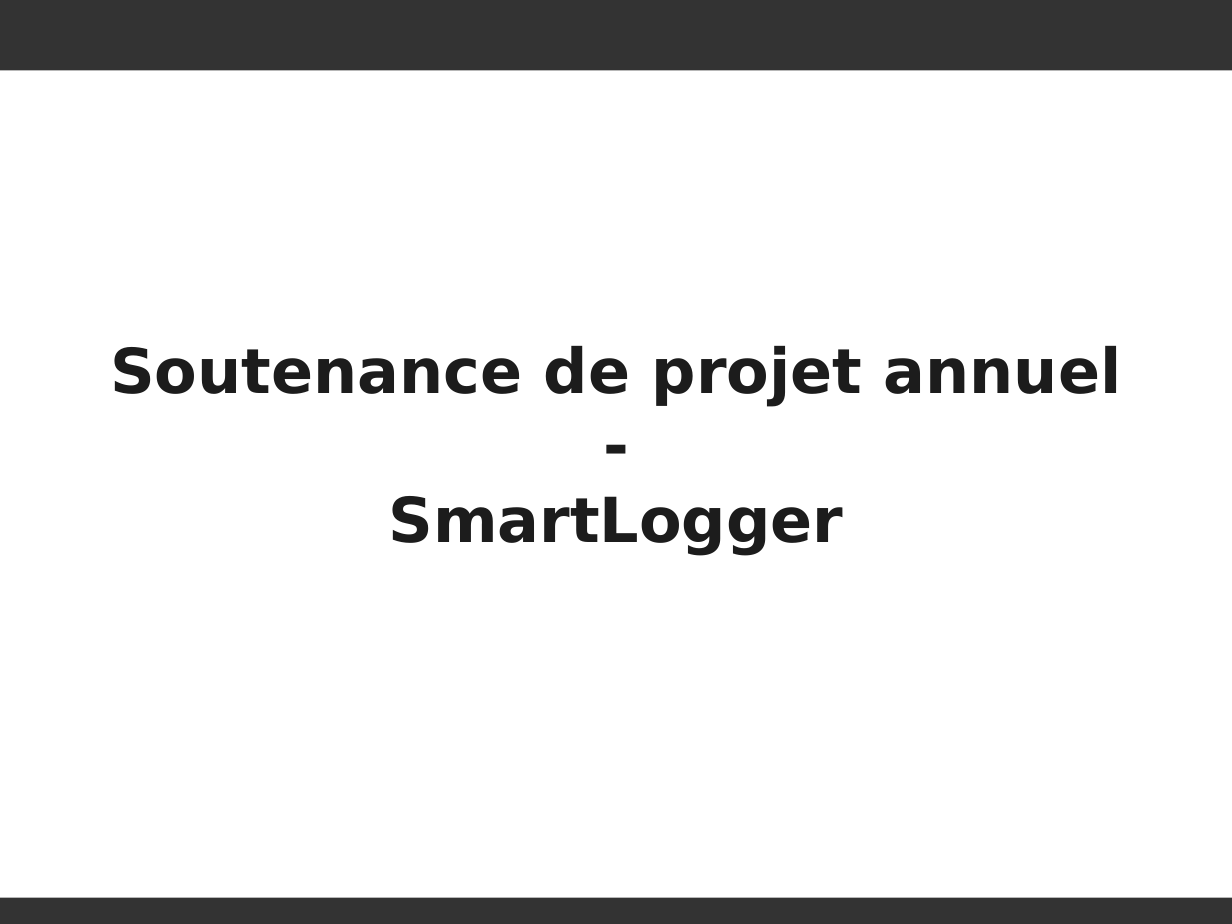
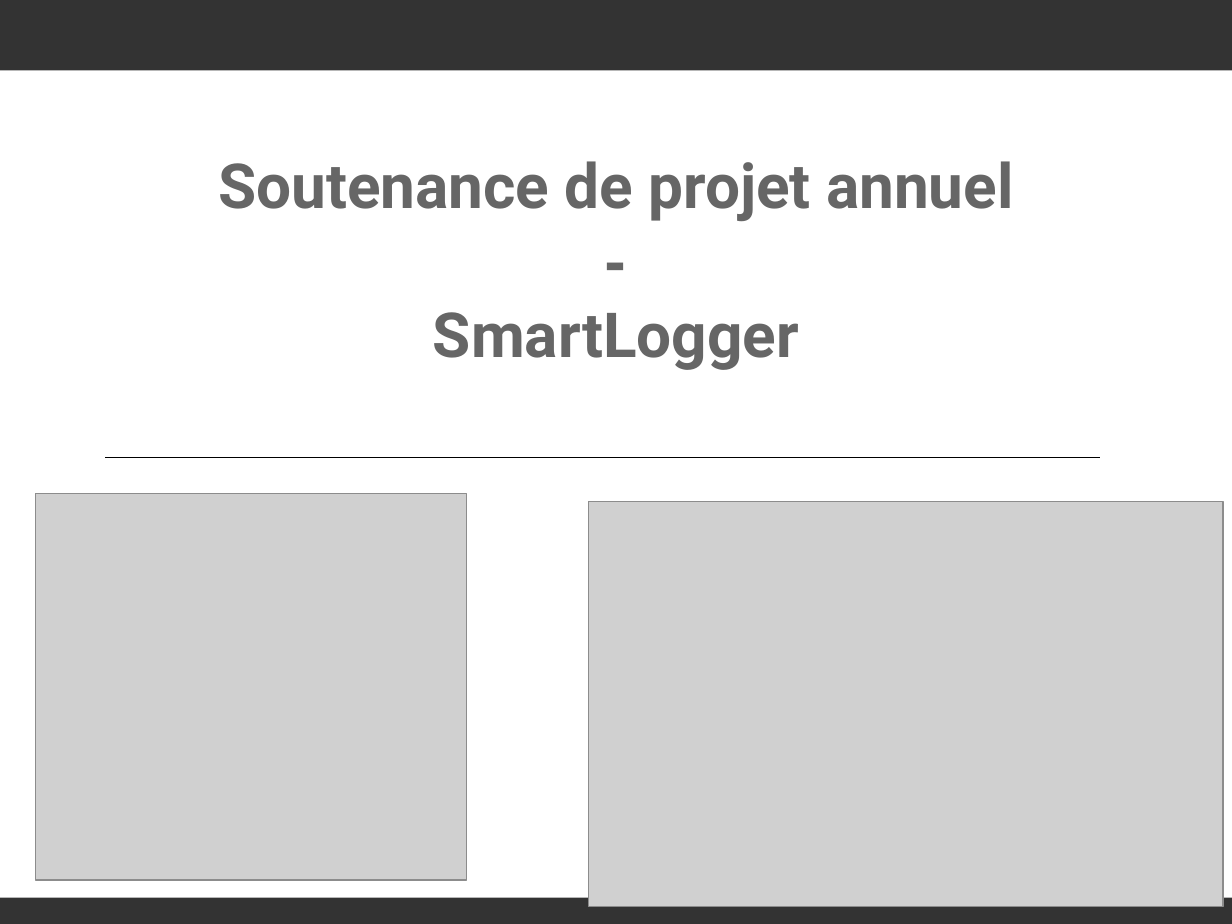
Before and after one commit to SmartLoggerManagement/SmartLogger, a slide deck: slide 1 of Soutenances/soutenance.odp. Drawn at 1232x924 pixels with LibreOffice and Linux fonts; fonts in the diff are those of the drawing; grey boxes stand for pictures. Boxes give left, top, right and bottom in pixels: in the first picture for what was removed or moved away, otherwise in the second. Text is boxed around its words. In the diff, an @@ line names an element or a change of style, - is before the commit and + after.

```diff
--- a/Soutenances/soutenance.odp
+++ b/Soutenances/soutenance.odp
@@ text "Soutenance de projet annuel": place and size @@
-text "Soutenance de projet annuel" at [110,346,1122,555]
+text "Soutenance de projet annuel" at [218,161,1013,370]
@@ text "Soutenance de projet annuel" at [218,161,1013,370]: font DejaVu Sans to Roboto, text colour #1C1C1C to #666666; font DejaVu Sans to Noto Sans in "-" @@
@@ line added from (105, 457) to (1100, 457), #000000 0 pt @@
@@ picture added at [35,494,466,881] @@
@@ picture added at [589,502,1224,907] @@
```
Also in this commit, not shown: 1 other slide changed, 8 slides added, 1 slide removed.
